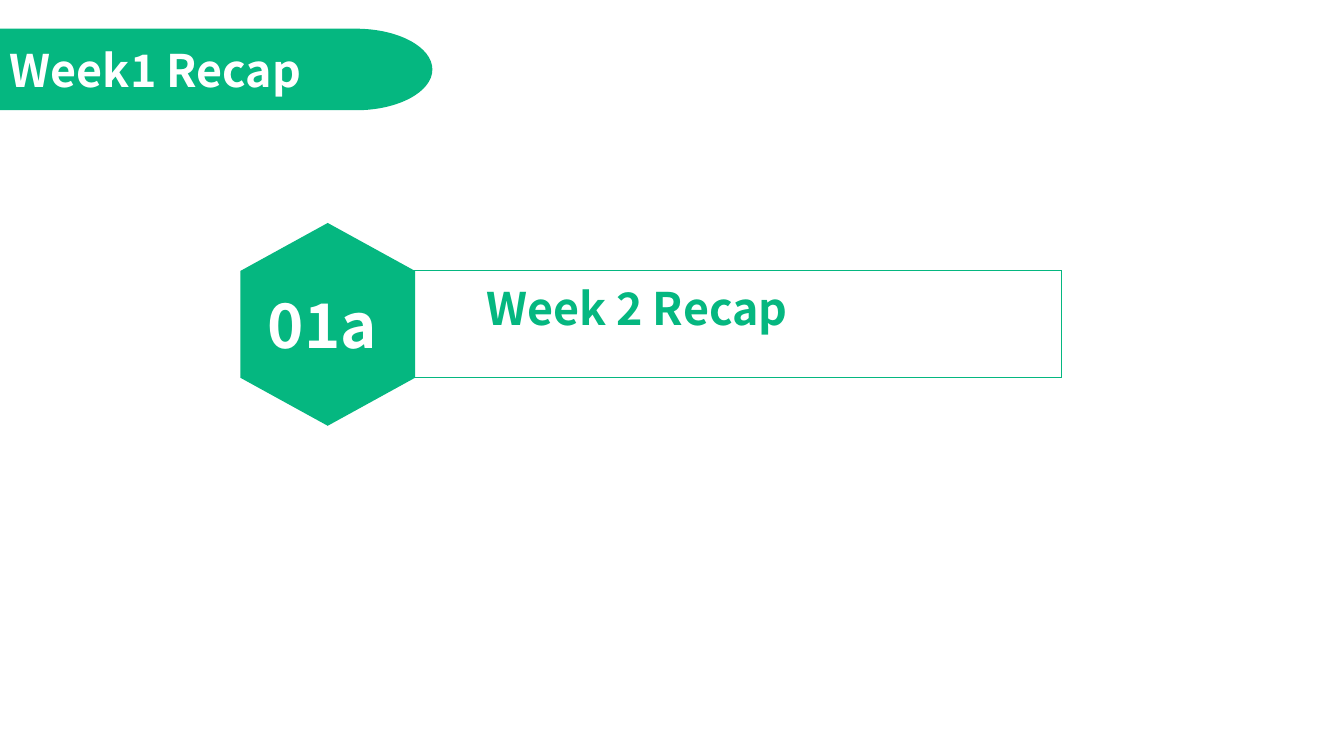
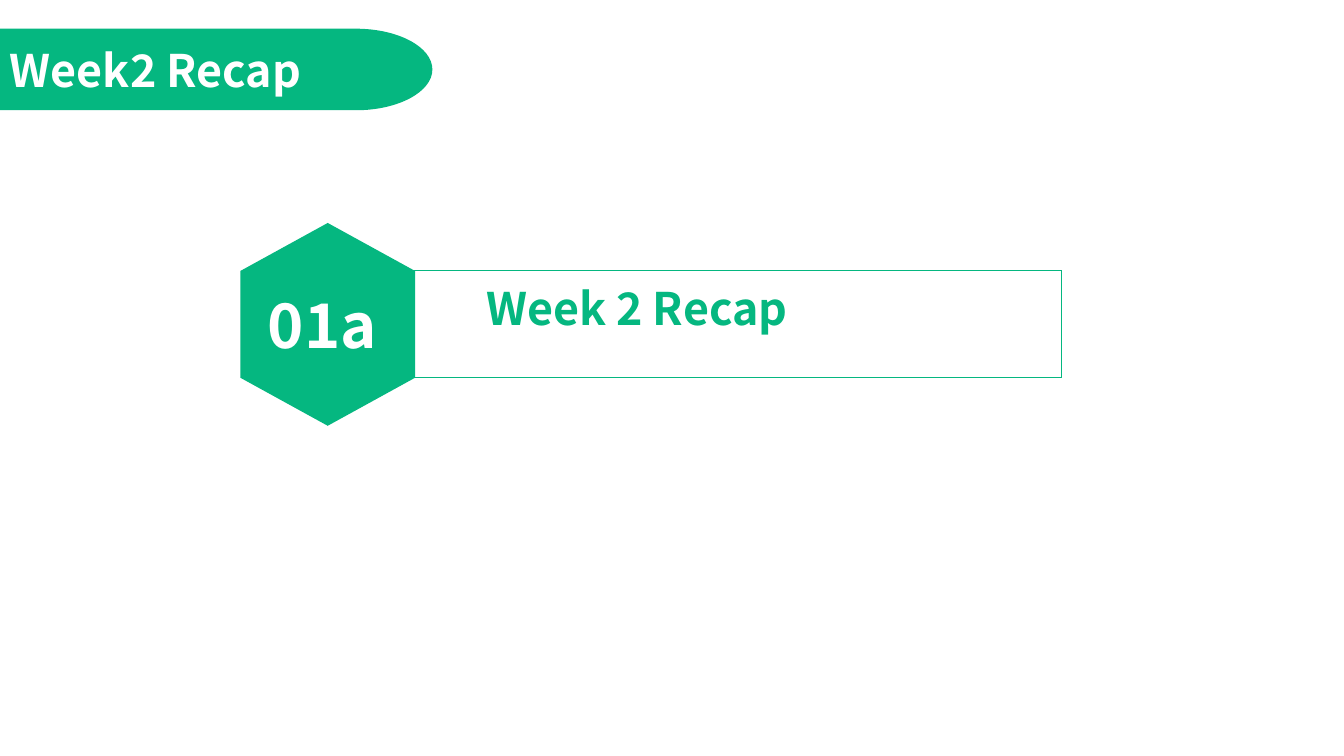
Before and after one commit to jimmyyih518/DSA2022Fall, a slide deck: slide 3 of week3/week3_slides.pptx. Drawn at 1344x756 pixels with LibreOffice and Linux fonts; fonts in the diff are those of the drawing. Boxes give left, top, right and bottom in pixels: in the first picture for what was removed or moved away, otherwise in the second. Text is boxed around its words. In the diff, an @@ line names an element or a change of style, - is before the commit and + after.

Commit message:
update week3 and week4 materials

```diff
--- a/week3/week3_slides.pptx
+++ b/week3/week3_slides.pptx
@@ text at (x1=10, y1=51, x2=302, y2=97): text changed @@
-Week1 Recap
+Week2 Recap
```
Also in this commit, not shown: 4 other slides changed, 1 slide added, 2 other files.
